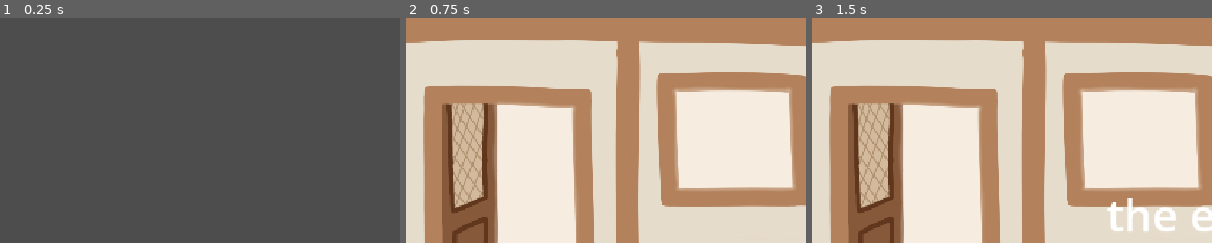
Above: before the commit, frames 1-3 (left to right).
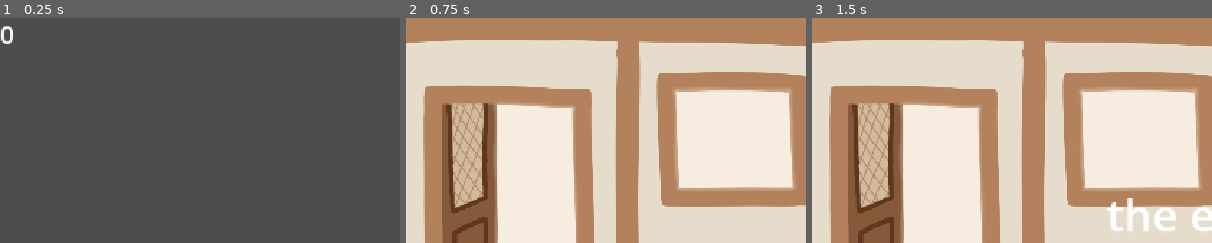
Above: after the commit, the same moments.

Repository: clairewsu/game
Game: Godot game, scene res://scripts/bigmain.tscn
Two runs of this game, one before a commit and one after it. Both use one fixed random seed, a clock stepped at 60 frames per second and the inputs below. The engine's default icon, where the game draws it, is replaced by a stand-in: a white triangle on a blue panel in a dark square.
Inputs:
- Up to frame 1 (0.25 s): no input
- Up to frame 2 (0.75 s): click "open" at 0.5 s
- Up to frame 3 (1.5 s): click "start" at 1.25 s
The pictures show only the part of the screen within x 0-50%, y 0-50%; the shares and areas given below are measured in that part.

The runs differ from the first frame. In frame 1, 0.2% of the frame differs, in the area x 0-4%, y 3-12%; in frame 2, nothing differs; in frame 3, nothing differs.

Commit message:
added money and recipe ingredient icons

Diff:
--- a/scenes/make_menu.tscn
+++ b/scenes/make_menu.tscn
@@ -55,10 +55,12 @@
 
 [node name="ingredientcost" type="RichTextLabel" parent="." unique_id=7818490]
 layout_mode = 0
-offset_left = 40.0
+offset_left = -13.0
 offset_top = 2.0
-offset_right = 167.0
-offset_bottom = 43.0
+offset_right = 236.0
+offset_bottom = 63.0
+theme_override_font_sizes/normal_font_size = 24
+bbcode_enabled = true
 scroll_active = false
 horizontal_alignment = 1
 
--- a/scripts/bigmain.gd
+++ b/scripts/bigmain.gd
@@ -6,23 +6,28 @@
 var slot_occupied=[false,false,false,false,false,false,false,false]
 var tempingredients={}
 var cards={}
+var popping_up=false
 signal hiderecipes
 
 # Called when the node enters the scene tree for the first time.
 func _ready() -> void:
 	$ui/open.pressed.connect(_on_open)
+	$moneycount.text=str(0)
 	$recipebook.hide()
 	cards=DeckManager.cards
 
 
 # Called every frame. 'delta' is the elapsed time since the previous frame.
 func _process(delta: float) -> void:
-	pass
+	if int($moneycount.text)!=Global.moneys and not popping_up:
+		update_moneys_popup(Global.moneys)
 
 func _on_open():
 	var open=open_scene.instantiate()
 	add_child(open)
 	$ui.hide()
+	$moneycount.hide()
+	open.tree_exited.connect(_on_close)
 
 func show_menu():
 	var x=1
@@ -88,3 +93,24 @@
 		if tempobj.object.data.ingredient[i]>0:
 			maxamt.append(int(floor((Global.ingredients[i]-tempingredients[i])/tempobj.object.data.ingredient[i])))
 			tempobj.maxamt=maxamt.min()
+
+func update_moneys_popup(amt):
+	popping_up=true
+	var tween=create_tween()
+	$moneycount.show()
+	$moneycount.position+=Vector2(0,-100)
+	tween.tween_property($moneycount,"position",$moneycount.position+Vector2(0,100),1)
+	tween.tween_method(update_moneys,int($moneycount.text),amt,1.0)
+	tween.tween_interval(.3)
+	tween.tween_property($moneycount,"position",$moneycount.position+Vector2(0,-100),1)
+	await tween.finished
+	$moneycount.hide()
+	$moneycount.position=Vector2(0,0)
+	popping_up=false
+
+func update_moneys(amt):
+	$moneycount.text=str(amt)
+
+func _on_close():
+	$ui.show()
+	$moneycount.show()
--- a/scripts/bigmain.tscn
+++ b/scripts/bigmain.tscn
@@ -32,3 +32,10 @@
 offset_bottom = 551.0
 texture = ExtResource("5_ooc2v")
 expand_mode = 1
+
+[node name="moneycount" type="RichTextLabel" parent="." unique_id=762213268]
+layout_mode = 0
+offset_right = 208.0
+offset_bottom = 50.0
+theme_override_font_sizes/normal_font_size = 36
+text = "10000"
--- a/scripts/global.gd
+++ b/scripts/global.gd
@@ -2,6 +2,7 @@
 var selected=null
 var ingredients={"leaf":5,"flower":5,"fish":5,"feather":5,
 "mushroom":5,"bone":5,"crystal":5,"rock":5,"clay":5}
+var moneys=0
 
 # Called when the node enters the scene tree for the first time.
 func _ready() -> void:
--- a/scripts/main.gd
+++ b/scripts/main.gd
@@ -166,4 +166,5 @@
 
 func _on_end() -> void:
 	await dismiss_end
+	$Timer.paused=true
 	$ui.get_score(score,penalty,round)
--- a/scripts/make_menu.gd
+++ b/scripts/make_menu.gd
@@ -11,7 +11,7 @@
 	add_to_group("recipes")
 	for i in object.data.ingredient.keys():
 		if object.data.ingredient[i]>0:
-			$ingredientcost.text+=i
+			$ingredientcost.text+="[img=64]res://art/ingredients/"+i+".PNG[/img]"
 			$ingredientcost.text+=str(object.data.ingredient[i])
 
 
--- a/scripts/ui_or_smth.gd
+++ b/scripts/ui_or_smth.gd
@@ -72,6 +72,7 @@
 	await get_tree().create_timer(.8).timeout
 	await countmult(roundmult)
 	await counttotal(total)
+	Global.moneys+=total
 	$endbutton.show()
 
 # Called every frame. 'delta' is the elapsed time since the previous frame.
